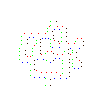
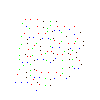
Before/after of a 100px x 100px layered artwork. What changed in the layer stack:
painted on "small lights" over (15, 19, 82, 91)
